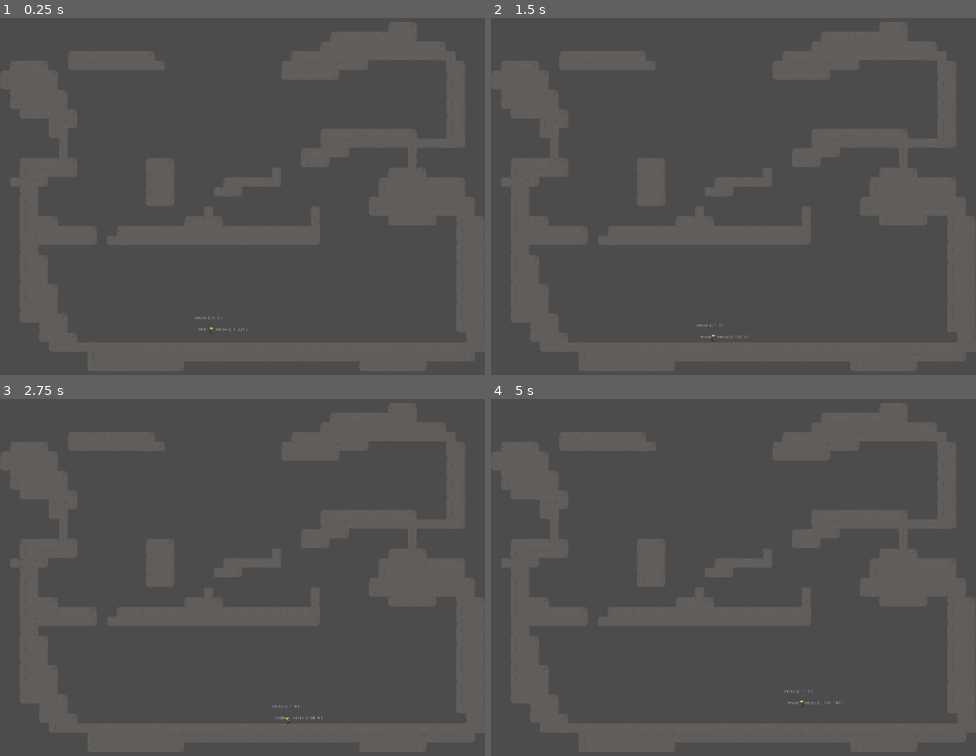
Above: before the commit, frames 1-4 (two rows, left to right).
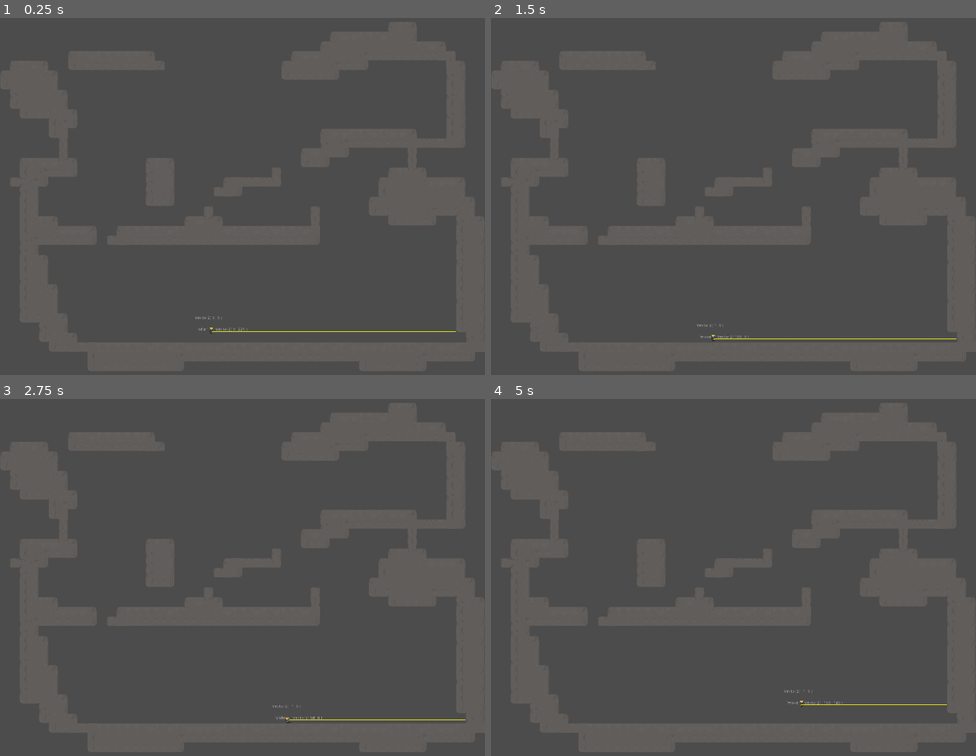
Above: after the commit, the same moments.

Repository: raczynskid/PixelSoldier
Game: Godot game, scene res://World.tscn
The game is run twice, just before and just after one commit, with the same random seed, the same clock (stepped at 60 frames per second) and the same inputs.
Inputs:
- Up to frame 1 (0.25 s): no input
- Up to frame 2 (1.5 s): hold Shift (slide) 0.53-1.28 s; hold Right (ui_right) from 0.53 s (still down); tap Up (ui_up) at 0.77 s; tap Enter at 1.25 s; tap Space (fire) at 1.35 s
- Up to frame 3 (2.75 s): tap Up (ui_up) at 1.52 s; tap Shift (slide) at 1.55 s; release Right (ui_right) at 2.03 s; hold Left (ui_left) from 2.03 s (still down); hold Shift (slide) from 2.03 s (still down)
- Up to frame 4 (5 s): tap Space (fire) at 2.75 s; release Left (ui_left) at 2.78 s; release Shift (slide) at 2.78 s; hold Right (ui_right) 2.78-4.28 s; tap Shift (slide) at 2.85, 3.8, 4.35 s; tap Up (ui_up) at 3.02, 3.77, 4.52 s; hold Space (fire) 3.53-4.28 s; tap Enter at 4.25 s; hold Left (ui_left) from 4.28 s (still down)

The runs differ from the first frame. In frame 1, less than 0.1% of the frame differs, in the area x 43-94%, y 87-88%; in frame 2, less than 0.1%; in frame 3, less than 0.1%; in frame 4, less than 0.1%.

Commit message:
3-directional raycast for shoot state, added comments

Diff:
--- a/Characters/Player.gd
+++ b/Characters/Player.gd
@@ -9,15 +9,22 @@
 var slide : float
 var roll_enabled = true
 
+# load vectors
 var velocity = Vector2.ZERO
 var input_vector = Vector2.ZERO
 var last_vector = Vector2.ZERO
 var air_acceleration = Globals.ACCELERATION / 12
+
+# load timers
 onready var roll_cooldown = Cooldown.new(3)
 
+# load animation nodes
 onready var animationPlayer = get_node("AnimationPlayer")
 onready var animationTree = get_node("AnimationTree")
 onready var animationState = animationTree.get("parameters/playback")
+
+# load misc nodes
+onready var dust = get_node("Dust")
 
 func _ready():
 	animationTree.active = true
@@ -39,7 +46,7 @@
 	elif current_state == "roll":
 		velocity = roll_state(velocity)
 	elif current_state == "slide":
-		velocity = slide(velocity)
+		velocity = slide_state(velocity)
 	else:
 		if input_vector.x != 0:
 			# horizontal movement
@@ -64,7 +71,7 @@
 	velocity = move_and_slide(velocity, Globals.UP)
 
 	# debug labels
-	get_node("Label").text = var2str(last_vector)
+	get_node("Label").text = var2str(input_vector)
 	get_node("Label2").text = var2str(velocity)
 	get_node("Label3").text = var2str(current_state)
 
@@ -208,7 +215,7 @@
 	if is_on_floor():
 		velocity.x = velocity.x / 3
 
-func slide(vector):
+func slide_state(vector):
 	# vector : velocity
 	# return : Vector2
 	# perform slide
--- a/Characters/Player.tscn
+++ b/Characters/Player.tscn
@@ -1,5 +1,6 @@
-[gd_scene load_steps=45 format=2]
-
+[gd_scene load_steps=46 format=2]
+
+[ext_resource path="res://Weapons/RifleBeam.tscn" type="PackedScene" id=1]
 [ext_resource path="res://Spritesheets/Soldat.png" type="Texture" id=2]
 [ext_resource path="res://Characters/Player.gd" type="Script" id=7]
 
@@ -109,39 +110,39 @@
 start_node = "Idle"
 graph_offset = Vector2( 210, -3 )
 
-[sub_resource type="AnimationNodeStateMachinePlayback" id=29]
+[sub_resource type="AnimationNodeStateMachinePlayback" id=27]
+
+[sub_resource type="Animation" id=28]
+length = 0.2
+tracks/0/type = "value"
+tracks/0/path = NodePath("Pivot/Body:frame")
+tracks/0/interp = 1
+tracks/0/loop_wrap = true
+tracks/0/imported = false
+tracks/0/enabled = true
+tracks/0/keys = {
+"times": PoolRealArray( 0 ),
+"transitions": PoolRealArray( 1 ),
+"update": 1,
+"values": [ 34 ]
+}
+
+[sub_resource type="Animation" id=29]
+length = 0.2
+tracks/0/type = "value"
+tracks/0/path = NodePath("Pivot/Body:frame")
+tracks/0/interp = 1
+tracks/0/loop_wrap = true
+tracks/0/imported = false
+tracks/0/enabled = true
+tracks/0/keys = {
+"times": PoolRealArray( 0 ),
+"transitions": PoolRealArray( 1 ),
+"update": 1,
+"values": [ 6 ]
+}
 
 [sub_resource type="Animation" id=30]
-length = 0.2
-tracks/0/type = "value"
-tracks/0/path = NodePath("Pivot/Body:frame")
-tracks/0/interp = 1
-tracks/0/loop_wrap = true
-tracks/0/imported = false
-tracks/0/enabled = true
-tracks/0/keys = {
-"times": PoolRealArray( 0 ),
-"transitions": PoolRealArray( 1 ),
-"update": 1,
-"values": [ 34 ]
-}
-
-[sub_resource type="Animation" id=31]
-length = 0.2
-tracks/0/type = "value"
-tracks/0/path = NodePath("Pivot/Body:frame")
-tracks/0/interp = 1
-tracks/0/loop_wrap = true
-tracks/0/imported = false
-tracks/0/enabled = true
-tracks/0/keys = {
-"times": PoolRealArray( 0 ),
-"transitions": PoolRealArray( 1 ),
-"update": 1,
-"values": [ 6 ]
-}
-
-[sub_resource type="Animation" id=32]
 length = 0.4
 tracks/0/type = "value"
 tracks/0/path = NodePath("Pivot/Body:frame")
@@ -199,6 +200,38 @@
 } ]
 }
 
+[sub_resource type="Animation" id=32]
+length = 0.3
+loop = true
+tracks/0/type = "value"
+tracks/0/path = NodePath("Pivot/Body:frame")
+tracks/0/interp = 1
+tracks/0/loop_wrap = true
+tracks/0/imported = false
+tracks/0/enabled = true
+tracks/0/keys = {
+"times": PoolRealArray( 0, 0.1 ),
+"transitions": PoolRealArray( 1, 1 ),
+"update": 1,
+"values": [ 33, 34 ]
+}
+
+[sub_resource type="Animation" id=33]
+length = 0.3
+loop = true
+tracks/0/type = "value"
+tracks/0/path = NodePath("Pivot/Body:frame")
+tracks/0/interp = 1
+tracks/0/loop_wrap = true
+tracks/0/imported = false
+tracks/0/enabled = true
+tracks/0/keys = {
+"times": PoolRealArray( 0, 0.1 ),
+"transitions": PoolRealArray( 1, 1 ),
+"update": 1,
+"values": [ 5, 6 ]
+}
+
 [sub_resource type="Animation" id=34]
 length = 0.3
 loop = true
@@ -212,7 +245,21 @@
 "times": PoolRealArray( 0, 0.1 ),
 "transitions": PoolRealArray( 1, 1 ),
 "update": 1,
-"values": [ 33, 34 ]
+"values": [ 31, 32 ]
+}
+tracks/1/type = "method"
+tracks/1/path = NodePath("RifleBeam")
+tracks/1/interp = 1
+tracks/1/loop_wrap = true
+tracks/1/imported = false
+tracks/1/enabled = true
+tracks/1/keys = {
+"times": PoolRealArray( 0.1 ),
+"transitions": PoolRealArray( 1 ),
+"values": [ {
+"args": [  ],
+"method": "shoot_left"
+} ]
 }
 
 [sub_resource type="Animation" id=35]
@@ -228,7 +275,21 @@
 "times": PoolRealArray( 0, 0.1 ),
 "transitions": PoolRealArray( 1, 1 ),
 "update": 1,
-"values": [ 5, 6 ]
+"values": [ 1, 2 ]
+}
+tracks/1/type = "method"
+tracks/1/path = NodePath("RifleBeam")
+tracks/1/interp = 1
+tracks/1/loop_wrap = true
+tracks/1/imported = false
+tracks/1/enabled = true
+tracks/1/keys = {
+"times": PoolRealArray( 0.1 ),
+"transitions": PoolRealArray( 1 ),
+"values": [ {
+"args": [  ],
+"method": "shoot_right"
+} ]
 }
 
 [sub_resource type="Animation" id=36]
@@ -244,7 +305,21 @@
 "times": PoolRealArray( 0, 0.1 ),
 "transitions": PoolRealArray( 1, 1 ),
 "update": 1,
-"values": [ 31, 32 ]
+"values": [ 28, 29 ]
+}
+tracks/1/type = "method"
+tracks/1/path = NodePath("RifleBeam")
+tracks/1/interp = 1
+tracks/1/loop_wrap = true
+tracks/1/imported = false
+tracks/1/enabled = true
+tracks/1/keys = {
+"times": PoolRealArray( 0.1 ),
+"transitions": PoolRealArray( 1 ),
+"values": [ {
+"args": [  ],
+"method": "shoot_up"
+} ]
 }
 
 [sub_resource type="Animation" id=37]
@@ -260,42 +335,24 @@
 "times": PoolRealArray( 0, 0.1 ),
 "transitions": PoolRealArray( 1, 1 ),
 "update": 1,
-"values": [ 1, 2 ]
+"values": [ 3, 4 ]
+}
+tracks/1/type = "method"
+tracks/1/path = NodePath("RifleBeam")
+tracks/1/interp = 1
+tracks/1/loop_wrap = true
+tracks/1/imported = false
+tracks/1/enabled = true
+tracks/1/keys = {
+"times": PoolRealArray( 0.1 ),
+"transitions": PoolRealArray( 1 ),
+"values": [ {
+"args": [  ],
+"method": "shoot_up"
+} ]
 }
 
 [sub_resource type="Animation" id=38]
-length = 0.3
-loop = true
-tracks/0/type = "value"
-tracks/0/path = NodePath("Pivot/Body:frame")
-tracks/0/interp = 1
-tracks/0/loop_wrap = true
-tracks/0/imported = false
-tracks/0/enabled = true
-tracks/0/keys = {
-"times": PoolRealArray( 0, 0.1 ),
-"transitions": PoolRealArray( 1, 1 ),
-"update": 1,
-"values": [ 28, 29 ]
-}
-
-[sub_resource type="Animation" id=39]
-length = 0.3
-loop = true
-tracks/0/type = "value"
-tracks/0/path = NodePath("Pivot/Body:frame")
-tracks/0/interp = 1
-tracks/0/loop_wrap = true
-tracks/0/imported = false
-tracks/0/enabled = true
-tracks/0/keys = {
-"times": PoolRealArray( 0, 0.1 ),
-"transitions": PoolRealArray( 1, 1 ),
-"update": 1,
-"values": [ 3, 4 ]
-}
-
-[sub_resource type="Animation" id=40]
 length = 0.4
 tracks/0/type = "value"
 tracks/0/path = NodePath("Pivot/Body:frame")
@@ -402,20 +459,20 @@
 
 [node name="AnimationPlayer" type="AnimationPlayer" parent="."]
 playback_process_mode = 0
-anims/IdleLeft = SubResource( 30 )
-anims/IdleRight = SubResource( 31 )
-anims/RollLeft = SubResource( 32 )
-anims/RollRight = SubResource( 33 )
-anims/RunLeft = SubResource( 34 )
-anims/RunRight = SubResource( 35 )
-anims/ShootLeft = SubResource( 36 )
-anims/ShootRight = SubResource( 37 )
-anims/ShootUpLeft = SubResource( 38 )
-anims/ShootUpRight = SubResource( 39 )
-anims/SlideLeft = SubResource( 40 )
-anims/SlideRight = SubResource( 41 )
-anims/StabLeft = SubResource( 42 )
-anims/StabRight = SubResource( 43 )
+anims/IdleLeft = SubResource( 28 )
+anims/IdleRight = SubResource( 29 )
+anims/RollLeft = SubResource( 30 )
+anims/RollRight = SubResource( 31 )
+anims/RunLeft = SubResource( 32 )
+anims/RunRight = SubResource( 33 )
+anims/ShootLeft = SubResource( 34 )
+anims/ShootRight = SubResource( 35 )
+anims/ShootUpLeft = SubResource( 36 )
+anims/ShootUpRight = SubResource( 37 )
+anims/SlideLeft = SubResource( 38 )
+anims/SlideRight = SubResource( 39 )
+anims/StabLeft = SubResource( 40 )
+anims/StabRight = SubResource( 41 )
 
 [node name="Tween" type="Tween" parent="."]
 
@@ -425,8 +482,11 @@
 position = Vector2( 0, -6 )
 texture = ExtResource( 2 )
 hframes = 56
-frame = 6
+frame = 3
 
 [node name="MovementCollision" type="CollisionShape2D" parent="."]
 position = Vector2( -0.695272, -1.39242 )
-shape = SubResource( 44 )
+shape = SubResource( 42 )
+
+[node name="RifleBeam" parent="." instance=ExtResource( 1 )]
+position = Vector2( 0, -5.483 )
--- /dev/null
+++ b/Weapons/RifleBeam.gd
@@ -0,0 +1,43 @@
+extends Node2D
+
+# set max length of raycast
+const MAX_LENGTH = 500
+
+# load raycast nodes
+onready var beam = get_node("Beam")
+onready var end = get_node("End")
+onready var ray = get_node("RayCast2D")
+onready var input_vector = get_parent().input_vector
+onready var last_shot_direction = Vector2.ZERO
+onready var shot_direction = Vector2(1,0)
+
+# recieve signals from AnimationPlayer
+func shoot_up():
+	shot_direction = Vector2(0, -1)
+
+func shoot_left():
+	shot_direction = Vector2(-1, 0)
+
+func shoot_right():
+	shot_direction = Vector2(1, 0)
+
+func get_shot_direction():
+	return shot_direction
+
+func _physics_process(_delta):
+
+	# set length of raycast
+	var max_cast_to = get_shot_direction() * MAX_LENGTH
+	ray.cast_to = max_cast_to
+
+	# set ray endpoint at first collision
+	if ray.is_colliding():
+		end.global_position = ray.get_collision_point()
+	else:
+		end.global_position = ray.cast_to
+
+	# rotate sprite to match raycast
+	beam.rotation = ray.cast_to.angle()
+
+	# match sprite length to first ray collision
+	beam.region_rect.end.x = end.position.length()
--- /dev/null
+++ b/Weapons/RifleBeam.tscn
@@ -0,0 +1,23 @@
+[gd_scene load_steps=3 format=2]
+
+[ext_resource path="res://Sprites/Weapons/RifleBullet.png" type="Texture" id=1]
+[ext_resource path="res://Weapons/RifleBeam.gd" type="Script" id=2]
+
+[node name="RifleBeam" type="Node2D"]
+script = ExtResource( 2 )
+
+[node name="Beam" type="Sprite" parent="."]
+texture = ExtResource( 1 )
+centered = false
+offset = Vector2( 0, -0.5 )
+region_enabled = true
+region_rect = Rect2( 0, 0, 100, 1 )
+
+[node name="Begin" type="Position2D" parent="."]
+
+[node name="End" type="Position2D" parent="."]
+position = Vector2( 100, 0 )
+
+[node name="RayCast2D" type="RayCast2D" parent="."]
+enabled = true
+cast_to = Vector2( 100, 0 )
--- a/World.tscn
+++ b/World.tscn
@@ -21,7 +21,7 @@
 method_call_mode = 1
 
 [node name="Body" parent="Level/Player/Pivot" index="0"]
-frame = 10
+frame = 6
 
 [node name="Label" type="Label" parent="Level/Player"]
 margin_left = -27.9873
Not shown: 6 places in Characters/Player.tscn that only renumber resources
Binary file added: Sprites/Weapons/RifleBullet.png
Not shown, added: Sprites/Weapons/RifleBullet.png.import
Not shown, added: Sprites/Weapons/bullet.png.import
Not shown, changed: Run.pck
